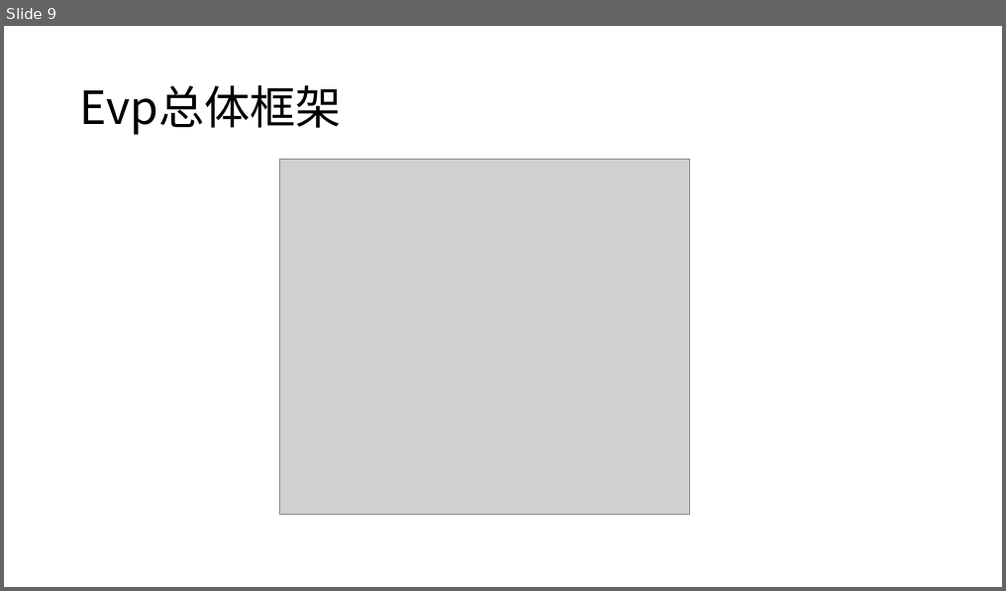
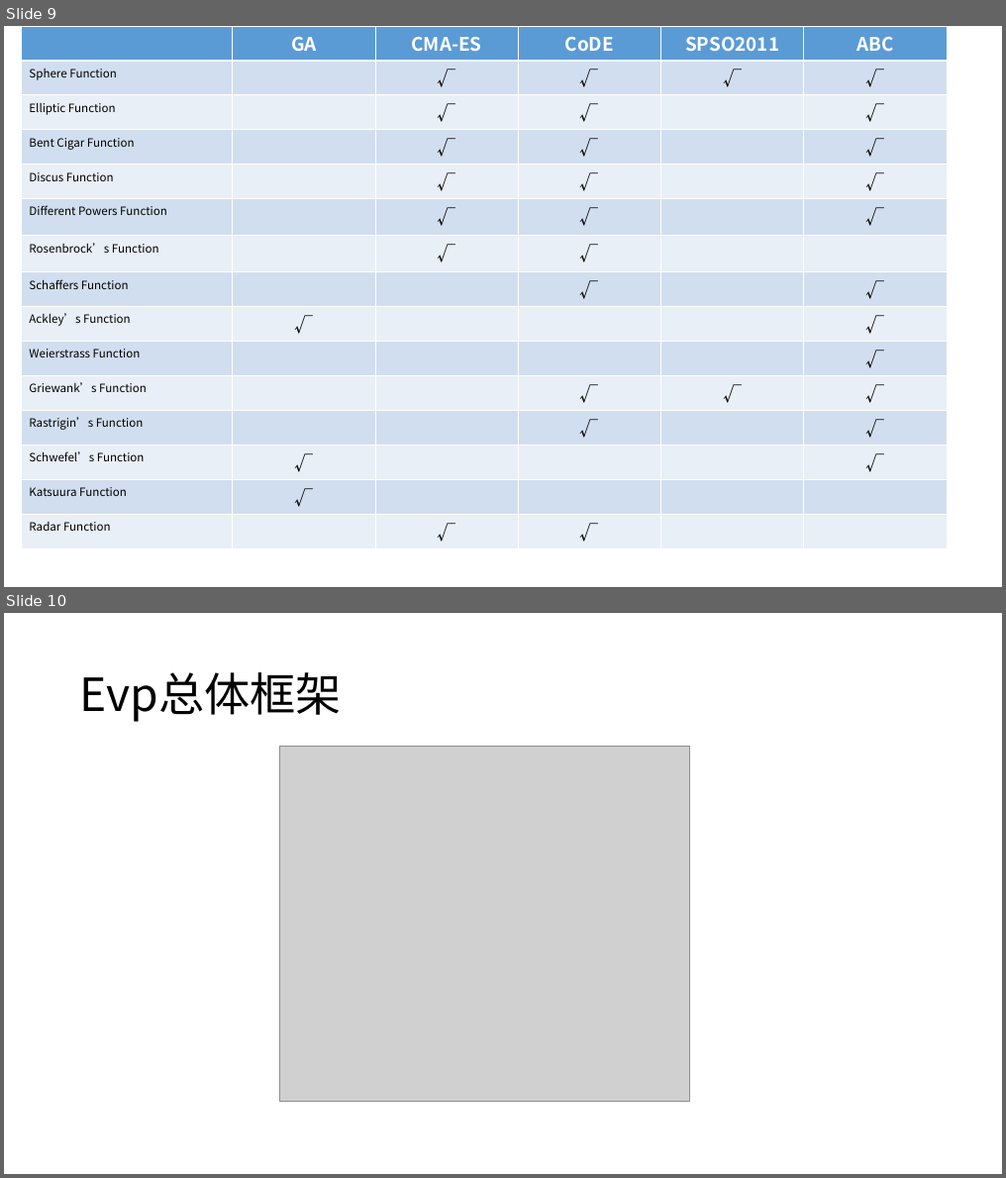
Before and after one commit to pikingpan/MyVSCode, a slide deck: DE/Population Evolvability.pptx. Shown one above the other, each under a label of ours: slide 9 before the commit, slides 9 and 10 after it. The pictures are 1006x591 and 1006x1178 pixels, drawn with LibreOffice and Linux fonts; fonts in the diff are those of the drawing; grey boxes stand for pictures. Boxes give left, top, right and bottom in pixels: in the first picture for what was removed or moved away, otherwise in the second. Text is boxed around its words. In the diff, an @@ line names an element or a change of style, - is before the commit and + after.

```diff
--- a/DE/Population Evolvability.pptx
+++ b/DE/Population Evolvability.pptx
@@ slide 9 added at bbox=[4, 26, 1002, 587], background #FFFFFF @@
@@ table added at bbox=[22, 26, 948, 535], 15 rows, 6 columns @@
+ | GA | CMA-ES | CoDE | SPSO2011 | ABC
+Sphere Function |  | √ | √ | √ | √
+Elliptic Function |  | √ | √ |  | √
+Bent Cigar Function |  | √ | √ |  | √
+Discus Function |  | √ | √ |  | √
+Different Powers Function |  | √ | √ |  | √
+Rosenbrock’s Function |  | √ | √ |  | 
+Schaffers Function |  |  | √ |  | √
+Ackley’s Function | √ |  |  |  | √
+Weierstrass Function |  |  |  |  | √
+Griewank’s Function |  |  | √ | √ | √
+Rastrigin’s Function |  |  | √ |  | √
+Schwefel’s Function | √ |  |  |  | √
+Katsuura Function | √ |  |  |  | 
+Radar Function |  | √ | √ |  | 
@@ what was slide 9 is now slide 10 @@
```
Also in this commit, not shown: 1 slide changed, 4 other slides added, 45 other files.
